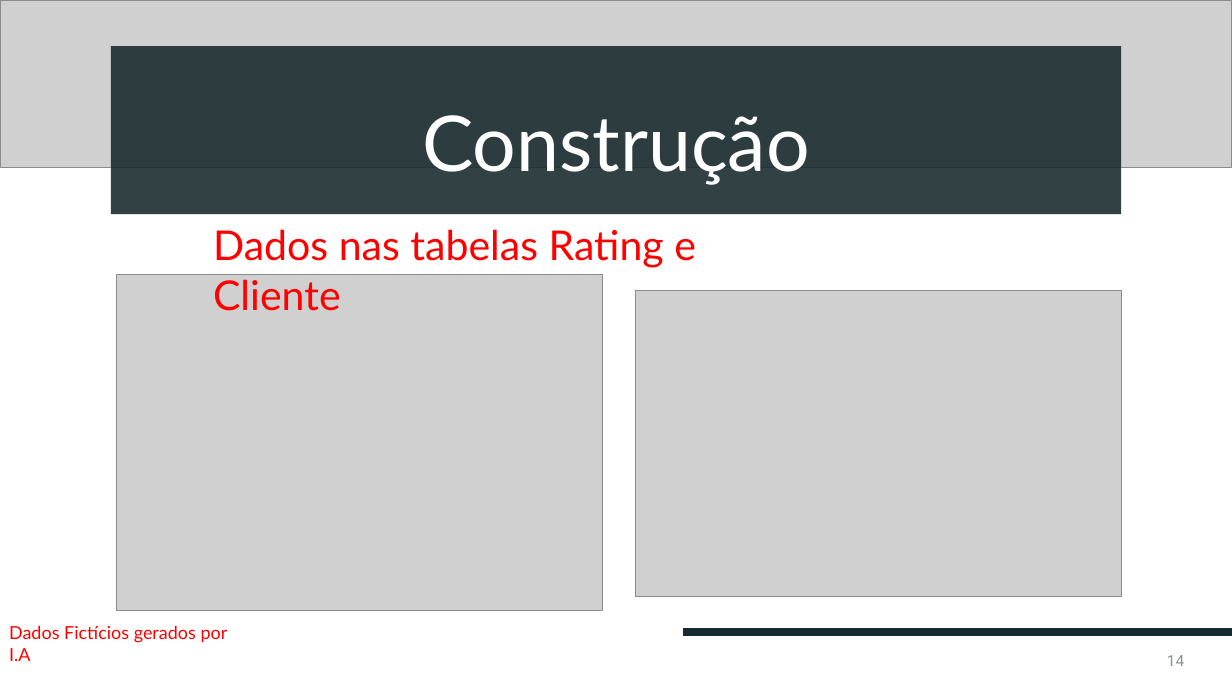
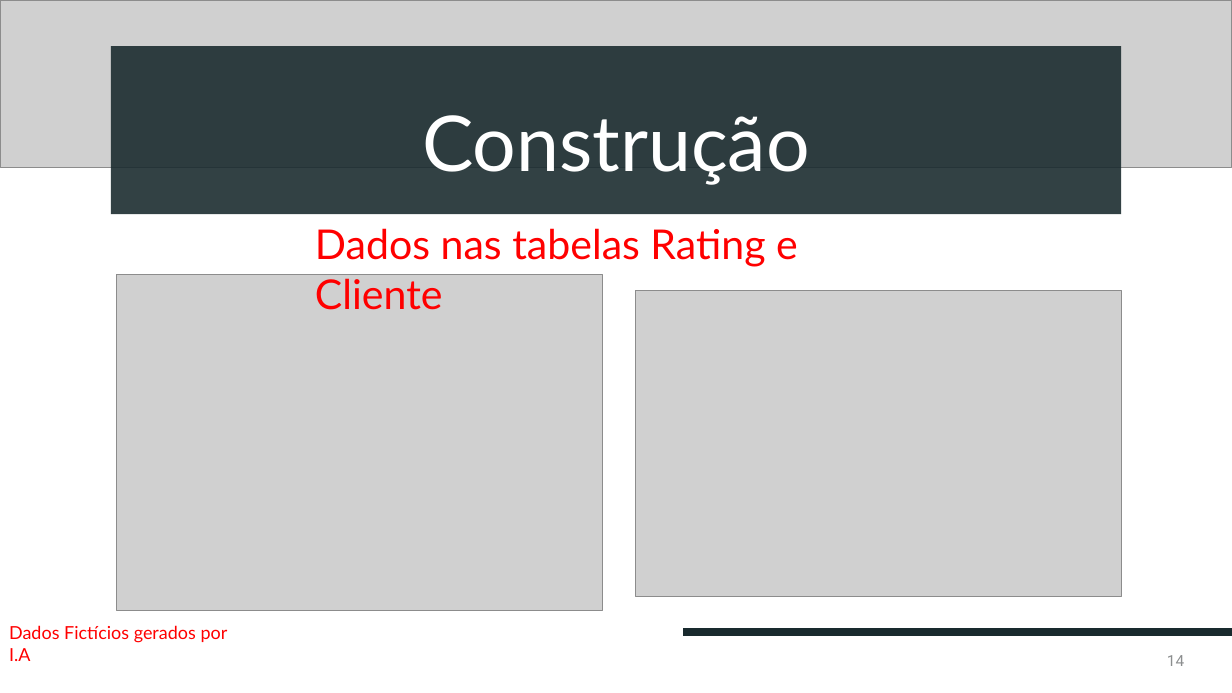
Before and after one commit to devbiadlima/pdd-analytics-etl, a slide deck: slide 14 of apresentacao/Apresentação.pptx. Drawn at 1232x693 pixels with LibreOffice and Linux fonts; fonts in the diff are those of the drawing; grey boxes stand for pictures. Boxes give left, top, right and bottom in pixels: in the first picture for what was removed or moved away, otherwise in the second. Text is boxed around its words. In the diff, an @@ line names an element or a change of style, - is before the commit and + after.

```diff
--- a/apresentacao/Apresentação.pptx
+++ b/apresentacao/Apresentação.pptx
@@ text "Dados nas tabelas Rating e ...": place and size @@
-text "Dados nas tabelas Rating e ..." at <box>213,229,696,311</box>
+text "Dados nas tabelas Rating e ..." at <box>315,228,798,310</box>
```
Also in this commit, not shown: 4 other slides changed.
